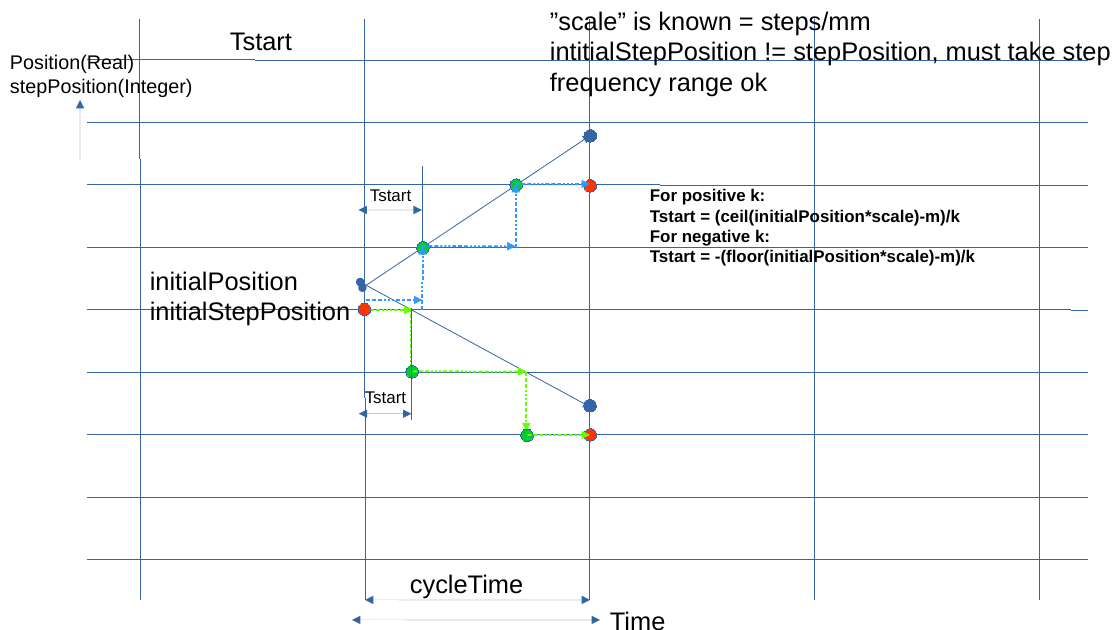
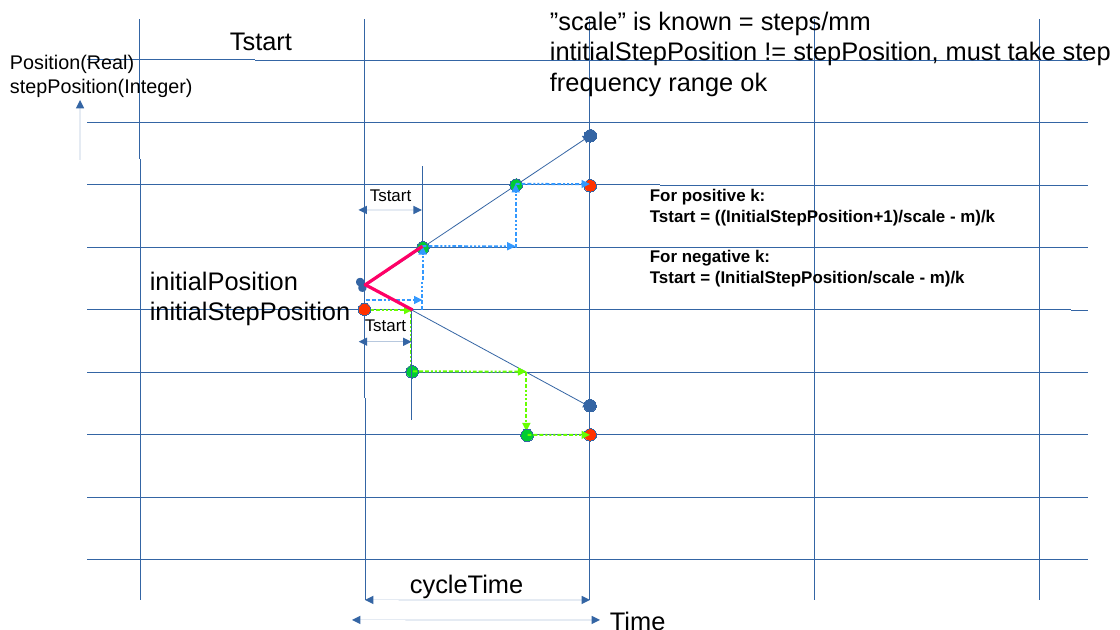
Before and after one commit to MetalMusings/MyOwnEtherCATDevice, a slide deck: slide 9 of Firmware/doc/Stepgen.odp. Drawn at 1120x630 pixels with LibreOffice and Linux fonts; fonts in the diff are those of the drawing. Boxes give left, top, right and bottom in pixels: in the first picture for what was removed or moved away, otherwise in the second. Text is boxed around its words. In the diff, an @@ line names an element or a change of style, - is before the commit and + after.

```diff
--- a/Firmware/doc/Stepgen.odp
+++ b/Firmware/doc/Stepgen.odp
@@ text at (x1=650, y1=208, x2=995, y2=226): text changed @@
-Tstart = (ceil(initialPosition*scale)-m)/k
+Tstart = ((InitialStepPosition+1)/scale - m)/k
@@ line added from (365, 286) to (423, 246), #FF0066 2.27 pt @@
@@ text at (x1=650, y1=269, x2=965, y2=287): text changed @@
-Tstart = -(floor(initialPosition*scale)-m)/k
+Tstart = (InitialStepPosition/scale - m)/k
@@ line added from (365, 285) to (413, 310), #FF0066 2.27 pt @@
@@ text "Tstart" rewrapped from (x1=365, y1=391, x2=406, y2=408) to (x1=365, y1=319, x2=406, y2=331) @@
@@ double arrow moved from (359, 414) - (412, 414) to (359, 341) - (412, 341) @@
```
Also in this commit, not shown: 3 other files.
